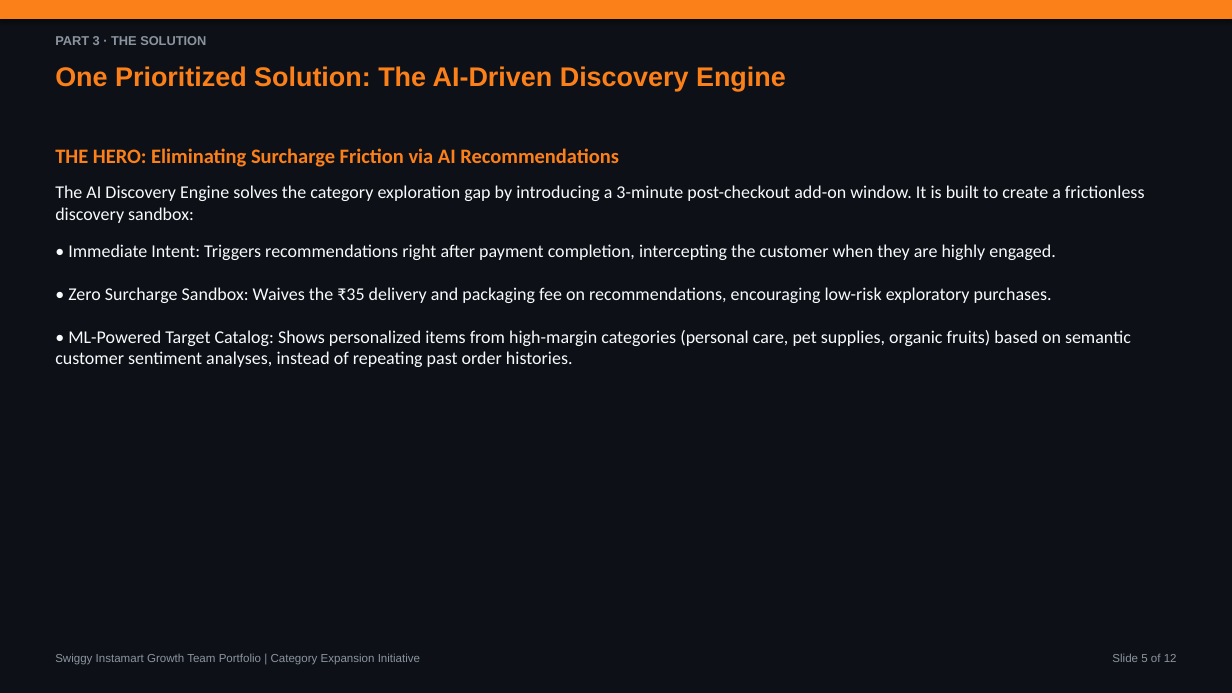
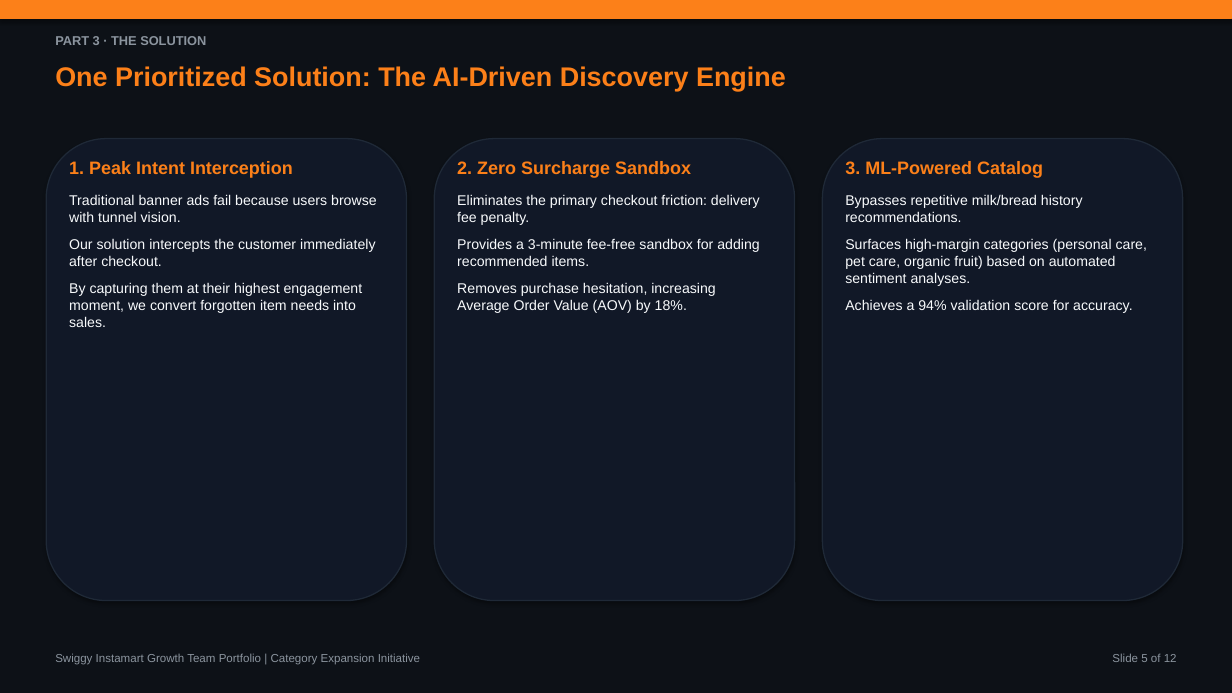
Before and after one commit to aashritamalviya1999/swiggy-instamart-discovery, a slide deck: slide 5 of NL Swiggy Instamart.pptx. Drawn at 1232x693 pixels with LibreOffice and Linux fonts; fonts in the diff are those of the drawing. Boxes give left, top, right and bottom in pixels: in the first picture for what was removed or moved away, otherwise in the second. Text is boxed around its words. In the diff, an @@ line names an element or a change of style, - is before the commit and + after.

Commit message:
Convert slide text layouts to clean visual card cards to improve PM case study readability

```diff
--- a/NL Swiggy Instamart.pptx
+++ b/NL Swiggy Instamart.pptx
@@ rounded rectangle added at box(46, 139, 407, 601), fill #111827, outline #1F2937 1 pt @@
@@ text removed at box(55, 148, 1145, 367) @@
-THE HERO: Eliminating Surcharge Friction via AI Recommendations
-The AI Discovery Engine solves the category exploration gap by introducing a 3-minute post-checkout add-on window. It is built to create a frictionless discovery sandbox:
-• Immediate Intent: Triggers recommendations right after payment completion, intercepting the customer when they are highly engaged.
-• Zero Surcharge Sandbox: Waives the ₹35 delivery and packaging fee on recommendations, encouraging low-risk exploratory purchases.
-• ML-Powered Target Catalog: Shows personalized items from high-margin categories (personal care, pet supplies, organic fruits) based on semantic customer sentiment analyses, instead of repeating past order histories.
@@ rounded rectangle added at box(434, 139, 795, 601), fill #111827, outline #1F2937 1 pt @@
@@ rounded rectangle added at box(823, 139, 1183, 601), fill #111827, outline #1F2937 1 pt @@
@@ text added at box(69, 161, 377, 327), 11 pt, text #F8FAFC @@
+1. Peak Intent Interception
+Traditional banner ads fail because users browse with tunnel vision.
+Our solution intercepts the customer immediately after checkout.
+By capturing them at their highest engagement moment, we convert forgotten item needs into sales.
@@ text added at box(457, 161, 760, 313), 11 pt, text #F8FAFC @@
+2. Zero Surcharge Sandbox
+Eliminates the primary checkout friction: delivery fee penalty.
+Provides a 3-minute fee-free sandbox for adding recommended items.
+Removes purchase hesitation, increasing Average Order Value (AOV) by 18%.
@@ text added at box(845, 161, 1147, 313), 11 pt, text #F8FAFC @@
+3. ML-Powered Catalog
+Bypasses repetitive milk/bread history recommendations.
+Surfaces high-margin categories (personal care, pet care, organic fruit) based on automated sentiment analyses.
+Achieves a 94% validation score for accuracy.
```
Also in this commit, not shown: 8 other slides changed, 1 other file.
